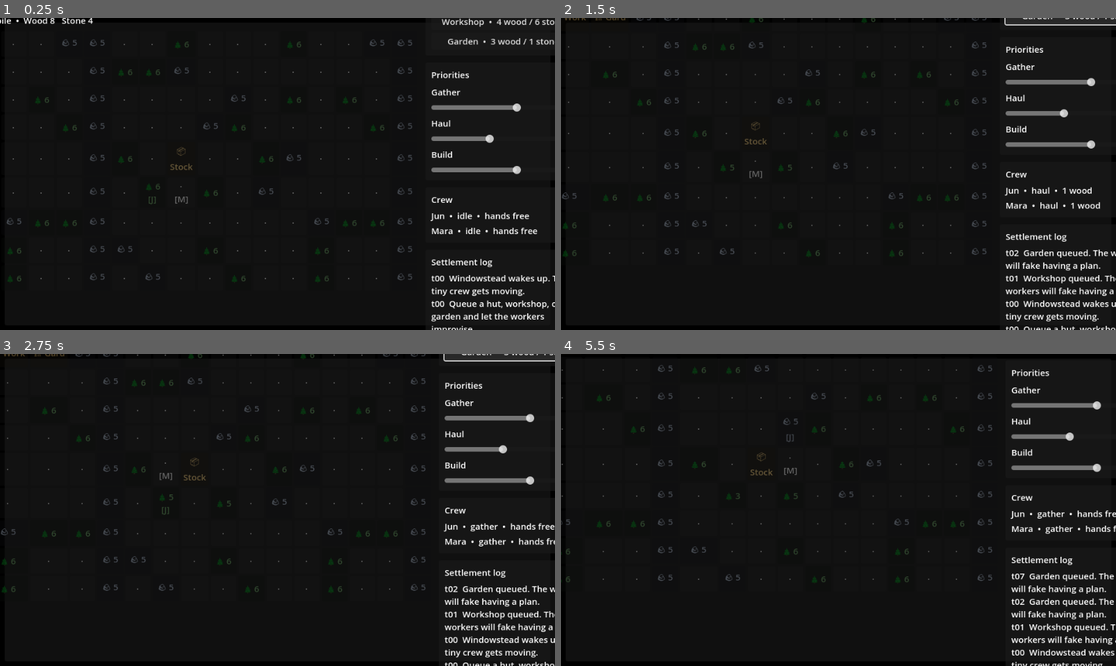
Above: before the commit, frames 1-4 (two rows, left to right).
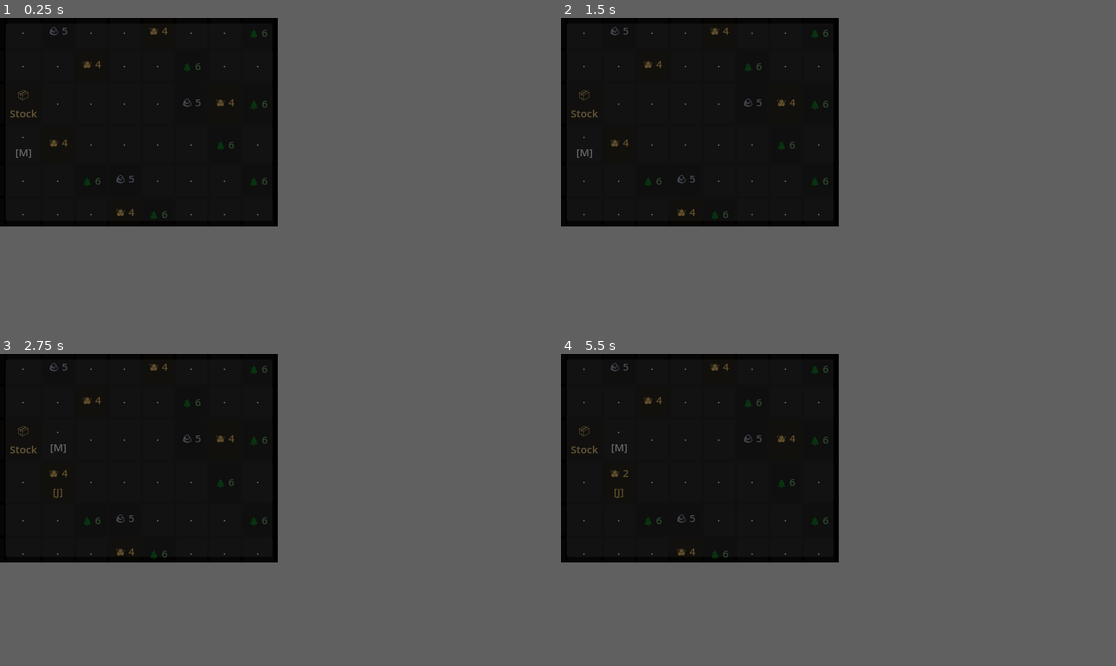
Above: after the commit, the same moments.

Repository: misospace/windowstead
Game: Godot game, scene res://scenes/main.tscn
The game is run twice, just before and just after one commit, with the same random seed, the same clock (stepped at 60 frames per second) and the same inputs.
Inputs (mouse positions are in pixels of both pictures, inside the frame that each line leads up to):
- Up to frame 1 (0.25 s): no input
- Up to frame 2 (1.5 s): click (1066, 21) at 0.5 s, where only the run before the commit has a clickable "Workshop • 4 wood / 6 stone"; click (1071, 27) at 1.25 s, where only the run before the commit has a clickable "Garden • 3 wood / 1 stone"
- Up to frame 3 (2.75 s): no input
- Up to frame 4 (5.5 s): tap Enter at 3.5 s
In our replay, the window is 799x449 before the commit and 400x300 after it. These sizes can differ from the game's own. Grey fills any space a smaller window leaves; there, only what the larger window draws over its background counts as a difference.

The runs differ from the first frame. In frame 1, 5.0% of the frame differs, in the area x 0-100%, y 0-100%; in frame 2, 4.9%; in frame 3, 5.1%; in frame 4, 4.9%.

Commit message:
feat: flesh out the playable overlay loop

Diff:
--- a/project.godot
+++ b/project.godot
@@ -18,9 +18,9 @@
 GameState="*res://scripts/game_state.gd"
 
 [display]
-window/size/viewport_width=960
-window/size/viewport_height=540
-window/size/resizable=false
+window/size/viewport_width=400
+window/size/viewport_height=300
+window/size/resizable=true
 window/per_pixel_transparency/allowed=true
 window/handheld/orientation=0
 window/subwindows/embed_subwindows=false
--- a/scripts/main.gd
+++ b/scripts/main.gd
@@ -5,12 +5,27 @@
 const TILE_SIZE := Vector2i(44, 44)
 const STOCKPILE_POS := Vector2i(7, 4)
 const WORKER_NAMES := ["Jun", "Mara"]
-const RESOURCE_COLORS := {"wood": Color("#5d8f58"), "stone": Color("#8b96a4")}
-const STRUCTURE_COLORS := {"hut": Color("#a26f47"), "workshop": Color("#5f7da3"), "garden": Color("#78a85d")}
+const TICK_SECONDS := 0.45
+const EVENT_INTERVAL_TICKS := 66
+const RESOURCE_COLORS := {
+	"wood": Color("#5d8f58"),
+	"stone": Color("#8b96a4"),
+	"food": Color("#c99e53"),
+}
+const STRUCTURE_COLORS := {
+	"hut": Color("#a26f47"),
+	"workshop": Color("#5f7da3"),
+	"garden": Color("#78a85d"),
+}
 const BUILD_COSTS := {
 	"hut": {"wood": 6, "stone": 2},
 	"workshop": {"wood": 4, "stone": 6},
 	"garden": {"wood": 3, "stone": 1},
+}
+const BUILD_UNLOCKS := {
+	"hut": true,
+	"workshop": "hut",
+	"garden": "workshop",
 }
 
 @onready var world_grid: GridContainer = %WorldGrid
@@ -24,15 +39,17 @@
 var tile_buttons: Array[Button] = []
 var state: Dictionary = {}
 var tick := 0
+var rng := RandomNumberGenerator.new()
 
 func _ready() -> void:
+	rng.randomize()
 	configure_window()
 	world_grid.columns = GRID_W
 	build_world()
 	wire_controls()
 	load_or_boot()
 	var timer := Timer.new()
-	timer.wait_time = 0.45
+	timer.wait_time = TICK_SECONDS
 	timer.autostart = true
 	timer.timeout.connect(_on_tick)
 	add_child(timer)
@@ -42,8 +59,9 @@
 	DisplayServer.window_set_flag(DisplayServer.WINDOW_FLAG_BORDERLESS, true)
 	DisplayServer.window_set_flag(DisplayServer.WINDOW_FLAG_ALWAYS_ON_TOP, true)
 	DisplayServer.window_set_flag(DisplayServer.WINDOW_FLAG_TRANSPARENT, true)
+	DisplayServer.window_set_min_size(Vector2i(360, 260))
 	if not ProjectSettings.get_setting("display/window/per_pixel_transparency/allowed", false):
-		DisplayServer.window_set_position(Vector2i(DisplayServer.screen_get_size().x - 980, 24))
+		DisplayServer.window_set_position(Vector2i(max(0, DisplayServer.screen_get_size().x - DisplayServer.window_get_size().x - 24), 24))
 
 func build_world() -> void:
 	for child in world_grid.get_children():
@@ -83,12 +101,15 @@
 	else:
 		state = loaded
 		tick = int(state.get("tick", 0))
+		for worker in state.get("workers", []):
+			if not worker.has("break_ticks"):
+				worker.break_ticks = 0
 		apply_priority_sliders()
 
 func bootstrap_state() -> void:
 	state = {
 		"tick": 0,
-		"resources": {"wood": 8, "stone": 4},
+		"resources": {"wood": 8, "stone": 4, "food": 2},
 		"priorities": {"gather": 3.0, "haul": 2.0, "build": 3.0},
 		"workers": [],
 		"tiles": [],
@@ -96,7 +117,7 @@
 		"next_build_id": 1,
 		"events": [
 			{"tick": 0, "text": "Windowstead wakes up. The tiny crew gets moving."},
-			{"tick": 0, "text": "Queue a hut, workshop, or garden and let the workers improvise."},
+			{"tick": 0, "text": "Start with a hut, unlock a workshop, then a garden for steady snacks."},
 		],
 	}
 	for i in WORKER_NAMES.size():
@@ -105,6 +126,7 @@
 			"pos": vec_to_data(Vector2i(6 + i, 5)),
 			"carrying": {},
 			"task": {},
+			"break_ticks": 0,
 		})
 	for y in GRID_H:
 		for x in GRID_W:
@@ -115,18 +137,25 @@
 	persist()
 
 func seed_tile(pos: Vector2i) -> Dictionary:
-	var key := int((pos.x * 13 + pos.y * 7 + pos.x * pos.y) % 11)
+	var key := int((pos.x * 13 + pos.y * 7 + pos.x * pos.y) % 14)
 	if key == 0 or key == 3:
 		return {"kind": "tree", "amount": 6, "resource": "wood", "build_kind": ""}
 	if key == 6 or key == 8:
 		return {"kind": "rock", "amount": 5, "resource": "stone", "build_kind": ""}
+	if key == 11:
+		return {"kind": "berries", "amount": 4, "resource": "food", "build_kind": ""}
 	return {"kind": "ground", "amount": 0, "resource": "", "build_kind": ""}
 
 func _on_tick() -> void:
 	tick += 1
 	state.tick = tick
-	maybe_log_ambient_event()
+	maybe_fire_event()
 	for worker in state.workers:
+		if int(worker.get("break_ticks", 0)) > 0:
+			worker.break_ticks = int(worker.break_ticks) - 1
+			if int(worker.break_ticks) <= 0:
+				push_event("%s is back from a dramatic five-second break." % worker.name)
+			continue
 		if worker.task.is_empty():
 			worker.task = choose_task(worker)
 		if not worker.task.is_empty():
@@ -174,7 +203,7 @@
 		for x in GRID_W:
 			var pos := Vector2i(x, y)
 			var tile := get_tile(pos)
-			if ["tree", "rock"].has(String(tile.kind)) and int(tile.amount) > 0:
+			if ["tree", "rock", "berries"].has(String(tile.kind)) and int(tile.amount) > 0:
 				tasks.append({"kind": "gather", "target": vec_to_data(pos), "resource": tile.resource})
 	return tasks
 
@@ -183,7 +212,12 @@
 	var pos := data_to_vec(worker.pos)
 	var target := data_to_vec(task.target)
 	var distance: int = abs(pos.x - target.x) + abs(pos.y - target.y)
-	return float(priorities.get(task.kind, 1.0)) * 10.0 - float(distance)
+	var base := float(priorities.get(task.kind, 1.0)) * 10.0
+	if task.kind == "build":
+		base += 4.0
+	if task.kind == "haul":
+		base += 2.0
+	return base - float(distance)
 
 func step_worker(worker: Dictionary) -> void:
 	var task: Dictionary = worker.task
@@ -247,15 +281,19 @@
 	if build.is_empty() or bool(build.complete):
 		worker.task = {}
 		return
-	build.progress = float(build.progress) + 0.34
+	build.progress = float(build.progress) + structure_build_speed(String(build.kind))
 	if float(build.progress) >= 1.0:
 		build.complete = true
 		set_tile(data_to_vec(build.pos), {"kind": build.kind, "amount": 0, "resource": "", "build_kind": ""})
+		apply_structure_bonus(String(build.kind))
 		push_event("%s finished. The colony looks slightly more legitimate." % cap(String(build.kind)))
 	set_build(int(task.build_id), build)
 	worker.task = {}
 
 func queue_structure(kind: String) -> void:
+	if not is_structure_unlocked(kind):
+		push_event("%s is locked. Build the previous upgrade first." % cap(kind))
+		return
 	var pos := find_open_ground()
 	if pos == Vector2i(-1, -1):
 		push_event("No room for %s. Dense urban planning strikes again." % kind)
@@ -275,19 +313,58 @@
 	persist()
 	render_all()
 
-func maybe_log_ambient_event() -> void:
-	if tick % 28 != 0:
-		return
-	var lines := [
-		"A kettle clicks somewhere offscreen. Morale improves anyway.",
-		"A breeze nudges the colony. Nobody files a complaint.",
-		"The crew pauses, then gets back to looking busy.",
-	]
-	push_event(lines[int((tick / 28) % lines.size())])
+func maybe_fire_event() -> void:
+	if tick % EVENT_INTERVAL_TICKS != 0:
+		return
+	var event_roll := rng.randi_range(0, 2)
+	match event_roll:
+		0:
+			state.resources.food = int(state.resources.get("food", 0)) + 2
+			push_event("A neighbor drops off trail mix. Food +2.")
+		1:
+			var worker: Dictionary = state.workers[rng.randi_range(0, state.workers.size() - 1)]
+			worker.task = {}
+			worker.break_ticks = 6
+			push_event("%s takes a break and stares into the middle distance." % worker.name)
+		2:
+			spawn_resource_drop()
+
+func spawn_resource_drop() -> void:
+	var pos := find_open_ground()
+	if pos == Vector2i(-1, -1):
+		push_event("A supply crate tried to arrive but urban planning won.")
+		return
+	var options: Array[String] = ["tree", "rock", "berries"]
+	var resource_kind: String = options[rng.randi_range(0, options.size() - 1)]
+	match resource_kind:
+		"tree":
+			set_tile(pos, {"kind": "tree", "amount": 4, "resource": "wood", "build_kind": ""})
+			push_event("A driftwood bundle lands nearby. Fresh wood appeared.")
+		"rock":
+			set_tile(pos, {"kind": "rock", "amount": 4, "resource": "stone", "build_kind": ""})
+		"berries":
+			set_tile(pos, {"kind": "berries", "amount": 3, "resource": "food", "build_kind": ""})
+			push_event("A snack crate lands nearby. Fresh food appeared.")
+	if resource_kind == "rock":
+		push_event("A rubble drop lands nearby. Fresh stone appeared.")
+
+func apply_structure_bonus(kind: String) -> void:
+	match kind:
+		"hut":
+			state.resources.food = int(state.resources.get("food", 0)) + 1
+		"garden":
+			state.resources.food = int(state.resources.get("food", 0)) + 3
+
+func structure_build_speed(kind: String) -> float:
+	var speed := 0.34
+	if kind != "workshop" and is_structure_complete("workshop"):
+		speed += 0.16
+	return speed
 
 func render_all() -> void:
 	render_world()
 	render_sidebar()
+	render_build_buttons()
 
 func render_world() -> void:
 	for y in GRID_H:
@@ -300,16 +377,28 @@
 			button.modulate = tile_color(tile, pos)
 
 func render_sidebar() -> void:
-	resource_label.text = "Stockpile  •  Wood %d   Stone %d" % [int(state.resources.wood), int(state.resources.stone)]
+	resource_label.text = "Stockpile  •  Wood %d   Stone %d   Food %d" % [int(state.resources.wood), int(state.resources.stone), int(state.resources.food)]
 	for child in crew_list.get_children():
 		child.queue_free()
 	for worker in state.workers:
 		var label := Label.new()
-		label.text = "%s  •  %s  •  %s" % [worker.name, task_name(worker.task), carrying_name(worker.carrying)]
+		label.autowrap_mode = TextServer.AUTOWRAP_WORD_SMART
+		label.text = "%s  •  %s  •  %s" % [worker.name, task_name(worker), carrying_name(worker.carrying)]
 		crew_list.add_child(label)
 	event_log.clear()
 	for entry in state.events:
 		event_log.append_text("t%02d  %s\n" % [int(entry.tick), String(entry.text)])
+
+func render_build_buttons() -> void:
+	for child in %BuildButtons.get_children():
+		if child is Button:
+			var kind := String(child.get_meta("kind"))
+			var unlocked := is_structure_unlocked(kind)
+			child.disabled = not unlocked
+			if unlocked:
+				child.tooltip_text = "%s is ready to queue." % cap(kind)
+			else:
+				child.tooltip_text = "Unlocks after %s." % cap(String(BUILD_UNLOCKS[kind]))
 
 func tile_label(tile: Dictionary, pos: Vector2i) -> String:
 	if pos == STOCKPILE_POS:
@@ -324,6 +413,7 @@
 	match String(tile.kind):
 		"tree": return "🌲 %d%s" % [int(tile.amount), worker_suffix]
 		"rock": return "🪨 %d%s" % [int(tile.amount), worker_suffix]
+		"berries": return "🫐 %d%s" % [int(tile.amount), worker_suffix]
 		"foundation": return "🏗 %s%s" % [cap(String(tile.build_kind)).left(4), worker_suffix]
 		"hut": return "🏠 Hut%s" % worker_suffix
 		"workshop": return "🛠 Shop%s" % worker_suffix
@@ -339,10 +429,12 @@
 		return STRUCTURE_COLORS[String(tile.kind)]
 	if String(tile.kind) == "foundation":
 		return Color("#c7a25e")
-
 	return Color(1, 1, 1, 0.82)
 
-func task_name(task: Dictionary) -> String:
+func task_name(worker: Dictionary) -> String:
+	if int(worker.get("break_ticks", 0)) > 0:
+		return "on break"
+	var task: Dictionary = worker.task
 	if task.is_empty():
 		return "idle"
 	return String(task.kind)
@@ -371,6 +463,18 @@
 			return false
 	return true
 
+func is_structure_unlocked(kind: String) -> bool:
+	var unlock: Variant = BUILD_UNLOCKS.get(kind, true)
+	if typeof(unlock) == TYPE_BOOL and bool(unlock):
+		return true
+	return is_structure_complete(String(unlock))
+
+func is_structure_complete(kind: String) -> bool:
+	for build in state.builds:
+		if String(build.kind) == kind and bool(build.complete):
+			return true
+	return false
+
 func push_event(text: String) -> void:
 	state.events.push_front({"tick": tick, "text": text})
 	while state.events.size() > 8:
Not shown, changed: README.md
